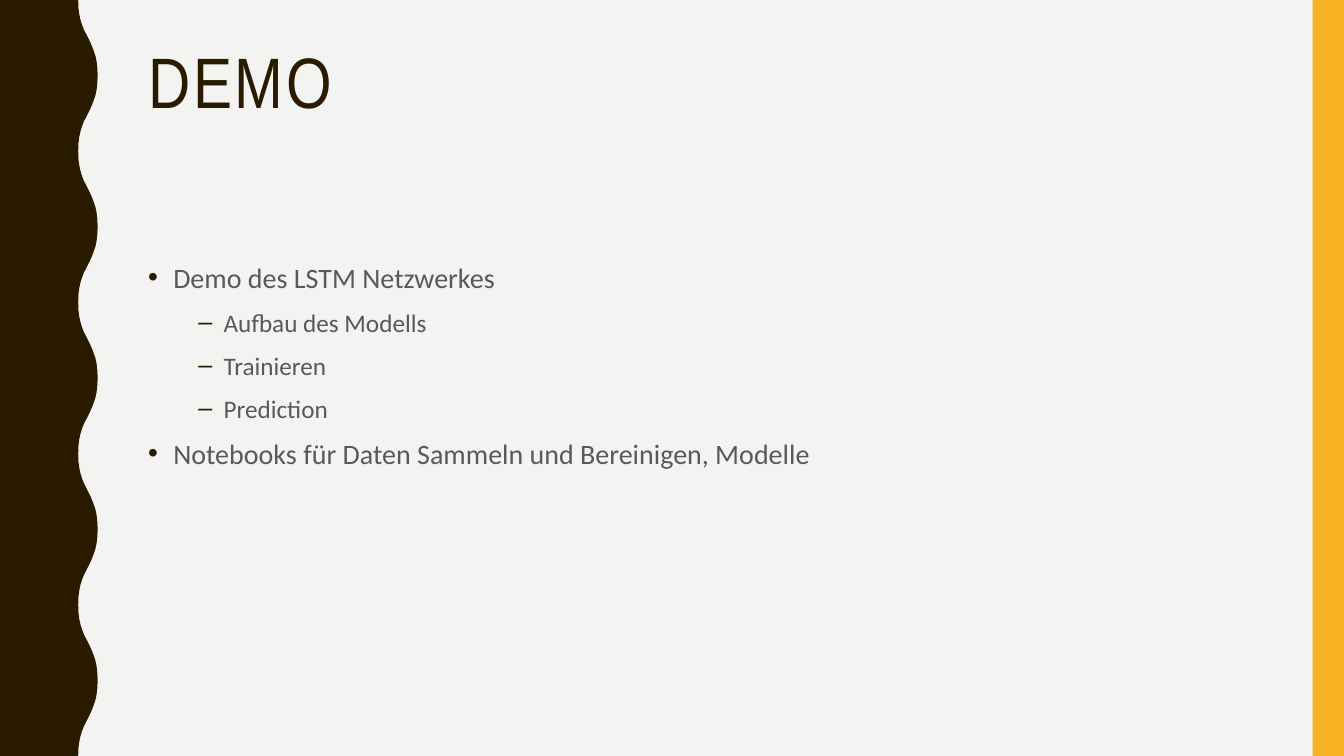
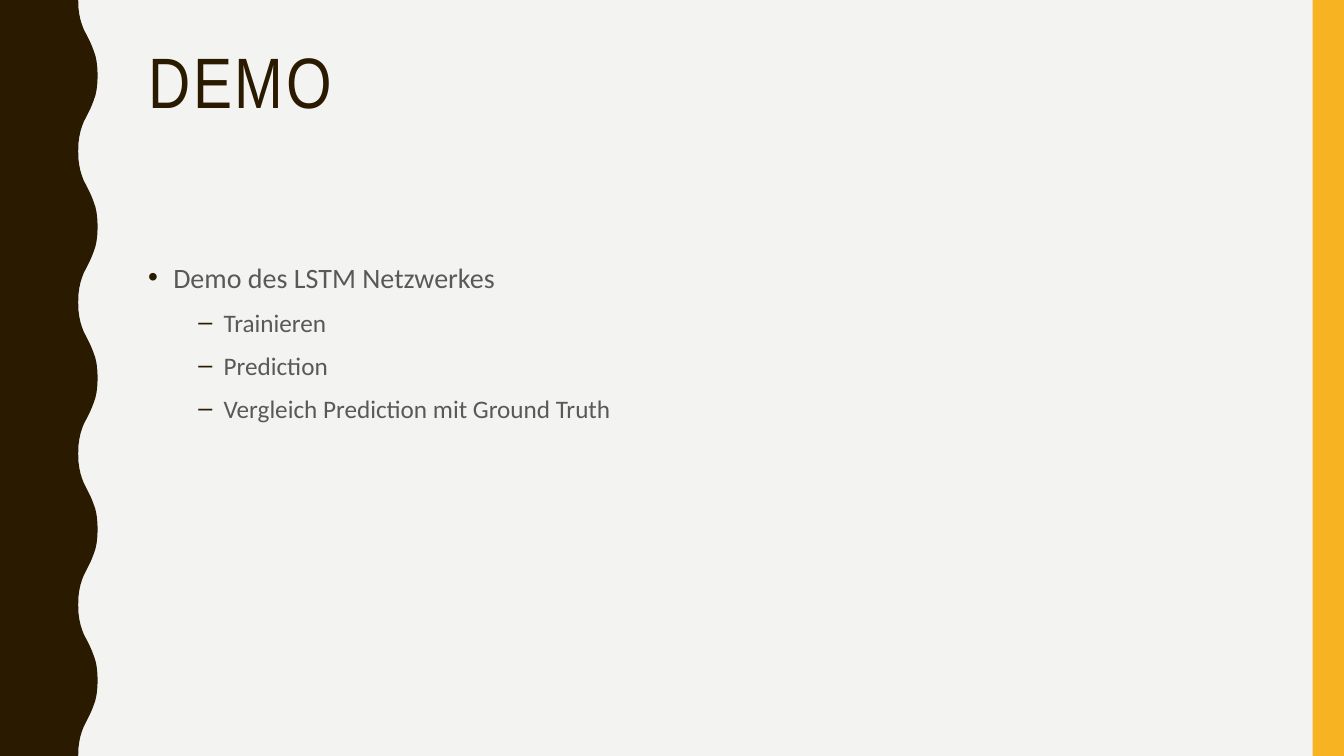
Before and after one commit to maggi71/ml-corona, a slide deck: slide 6 of resources/documentation/Abschlusspraesentation.pptx. Drawn at 1344x756 pixels with LibreOffice and Linux fonts; fonts in the diff are those of the drawing. Boxes give left, top, right and bottom in pixels: in the first picture for what was removed or moved away, otherwise in the second. Text is boxed around its words. In the diff, an @@ line names an element or a change of style, - is before the commit and + after.

```diff
--- a/resources/documentation/Abschlusspraesentation.pptx
+++ b/resources/documentation/Abschlusspraesentation.pptx
@@ text at [224,314,426,332]: paragraph removed @@
-  – Aufbau des Modells
@@ text at [224,400,610,423]: text changed; size 20 to 18 pt @@
-• Notebooks für Daten Sammeln und Bereinigen, Modelle
+  – Vergleich Prediction mit Ground Truth
```
Also in this commit, not shown: 1 other slide changed, 1 slide added.
